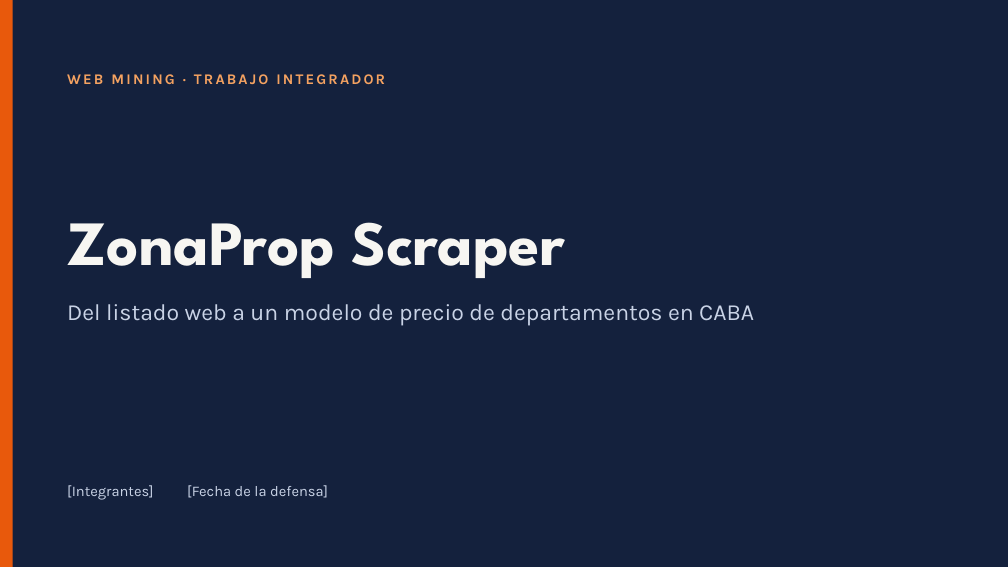
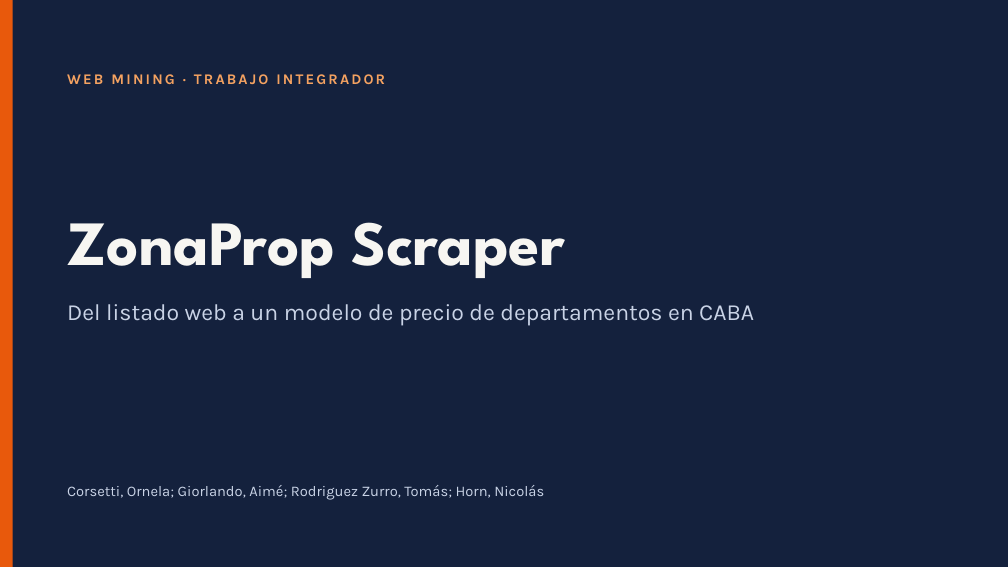
Before and after one commit to nicohorn/zonaprop-web-scraper, a slide deck: slide 1 of docs/ZonaProp Scraper.pptx. Drawn at 1008x567 pixels with LibreOffice and Linux fonts; fonts in the diff are those of the drawing. Boxes give left, top, right and bottom in pixels: in the first picture for what was removed or moved away, otherwise in the second. Text is boxed around its words. In the diff, an @@ line names an element or a change of style, - is before the commit and + after.

Commit message:
docs: actualiza presentación de la defensa (ZonaProp Scraper.pptx)

```diff
--- a/docs/ZonaProp Scraper.pptx
+++ b/docs/ZonaProp Scraper.pptx
@@ text removed at (67,485,153,500) @@
-[Integrantes]
@@ text added at (67,485,544,500), 14 pt, text #C9D3E6 @@
+Corsetti, Ornela; Giorlando, Aimé; Rodriguez Zurro, Tomás; Horn, Nicolás
@@ text removed at (187,485,328,498) @@
-[Fecha de la defensa]
```
Also in this commit, not shown: 1 other slide changed.
